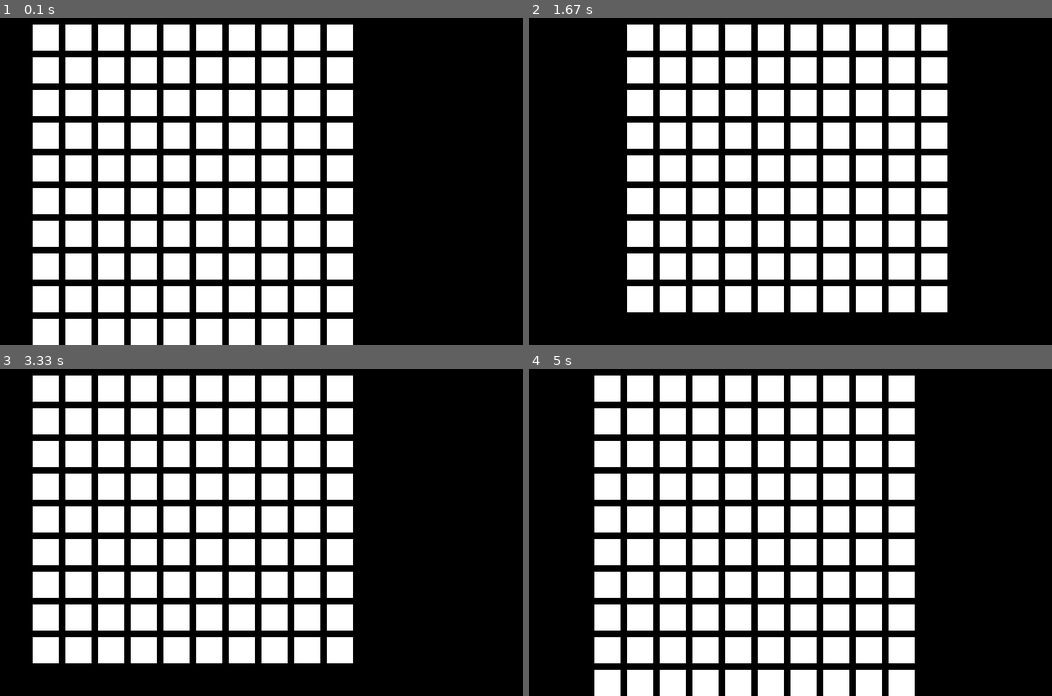
Above: before the commit, frames 1-4 (two rows, left to right).
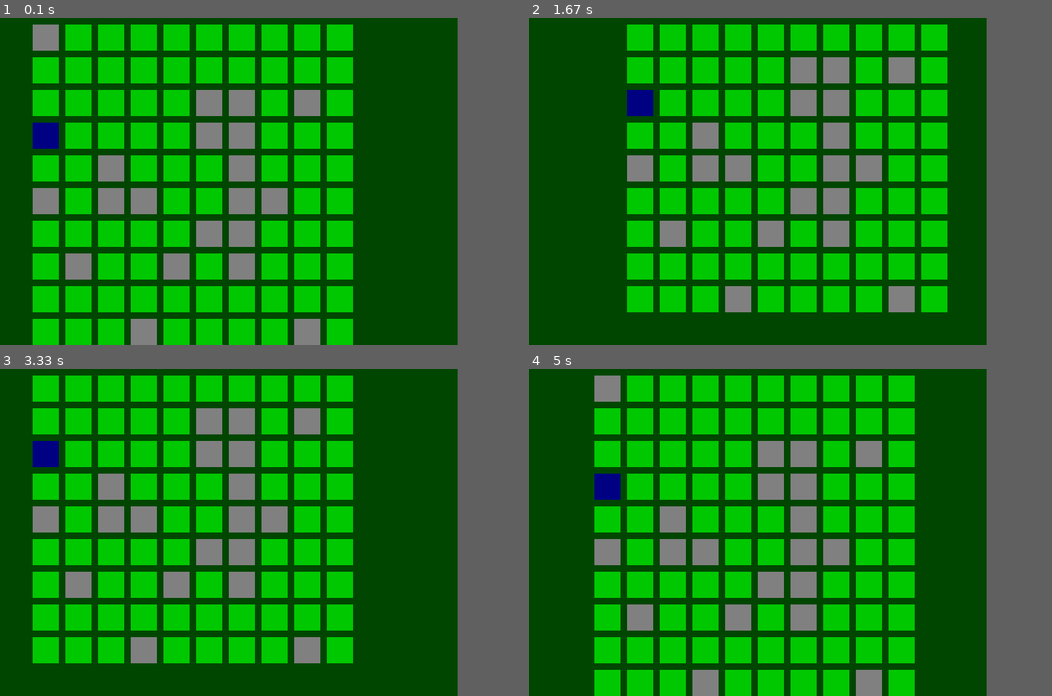
Above: after the commit, the same moments.

Repository: Jarrett-Tranel/CUWHackathon2020
Game: pygame game, started from CUWHackathon2020.py
Same seed, same stepped clock (60 frames per second), same inputs: the game is played once before the commit and once after it.
Inputs:
- Up to frame 1 (0.1 s): no input
- Up to frame 2 (1.67 s): hold Right 0.33-0.8 s; hold Up 0.83-1.13 s; hold Right 1.17-1.63 s
- Up to frame 3 (3.33 s): hold Left 1.67-2.2 s; hold Down 2.23-2.53 s; hold Left 2.57-2.97 s; hold Up from 3 s (still down)
- Up to frame 4 (5 s): release Up at 3.37 s; hold Right 3.4-4.03 s; hold Down 4.07-4.43 s; hold Left 4.47-4.93 s; hold Right from 4.97 s (still down)
The window is 800x500 before the commit and 700x500 after it. Grey fills any space a smaller window leaves; there, only what the larger window draws over its background counts as a difference.

The runs differ from the first frame. In frame 1, 88% of the frame differs, in the area x 0-88%, y 0-100%; in frame 2, 88%; in frame 3, 88%; in frame 4, 88%.

Commit message:
randomize

Diff:
--- a/CUWHackathon2020.py
+++ b/CUWHackathon2020.py
@@ -1,13 +1,19 @@
 #Project created by Jarrett Tranel, Trevor Krentz, Ross Jacobson, and Ishtiyaq Ahmed on 11/7/20
 import pygame
 from pygame import mixer
+
+import random
+
 mixer.init()
 pygame.init()
 
 BLACK = (0, 0, 0)
 WHITE = (255, 255, 255)
-GREEN = (0, 255, 0)
+GREEN = (0, 70, 0)
+GREEN2 = (0, 200, 0)
 RED = (255, 0, 0)
+GREY = (128, 128, 128)
+LIGHTBLUE = (0, 0, 130)
 
 twoDArray = [
     [0,0,0,0,0,0,0,0,0,0],
@@ -21,7 +27,23 @@
     [0,0,0,0,0,0,0,0,0,0],
     [0,0,0,0,0,0,0,0,0,0]]
 
-size = [800, 500]
+#random.seed(30)
+for i in range(0, 10):
+     for j in range(0, 10):
+        ranNum = random.randint(0, 3)
+        if ranNum == 0:
+            twoDArray[i][j] = 1
+
+randx = random.randint(0, 1)
+if randx == 1:
+    randx = 9
+randy = random.randint(0, 9)
+
+
+twoDArray[randx][randy] = 2
+
+
+size = [700, 500]
 
 screen = pygame.display.set_mode(size)
 
@@ -63,12 +85,16 @@
     rect_y = rect_y + y_speed
     x_speed = 0
     y_speed = 0
-    screen.fill(BLACK)
+    screen.fill(GREEN)
 
     for i in range(0, 10):
-        pygame.draw.rect(screen, WHITE, [rect_x + (i * 50), rect_y, 40, 40])
         for j in range(0, 10):
-            pygame.draw.rect(screen, WHITE, [rect_x + (i * 50), rect_y + (j * 50), 40, 40])
+            colorToDraw = GREEN2
+            if twoDArray [i][j] == 1:
+                colorToDraw = GREY
+            elif twoDArray[i][j] == 2:
+                colorToDraw = LIGHTBLUE
+            pygame.draw.rect(screen, colorToDraw, [rect_x + (i * 50), rect_y + (j * 50), 40, 40])
 
 
     pygame.display.flip()
